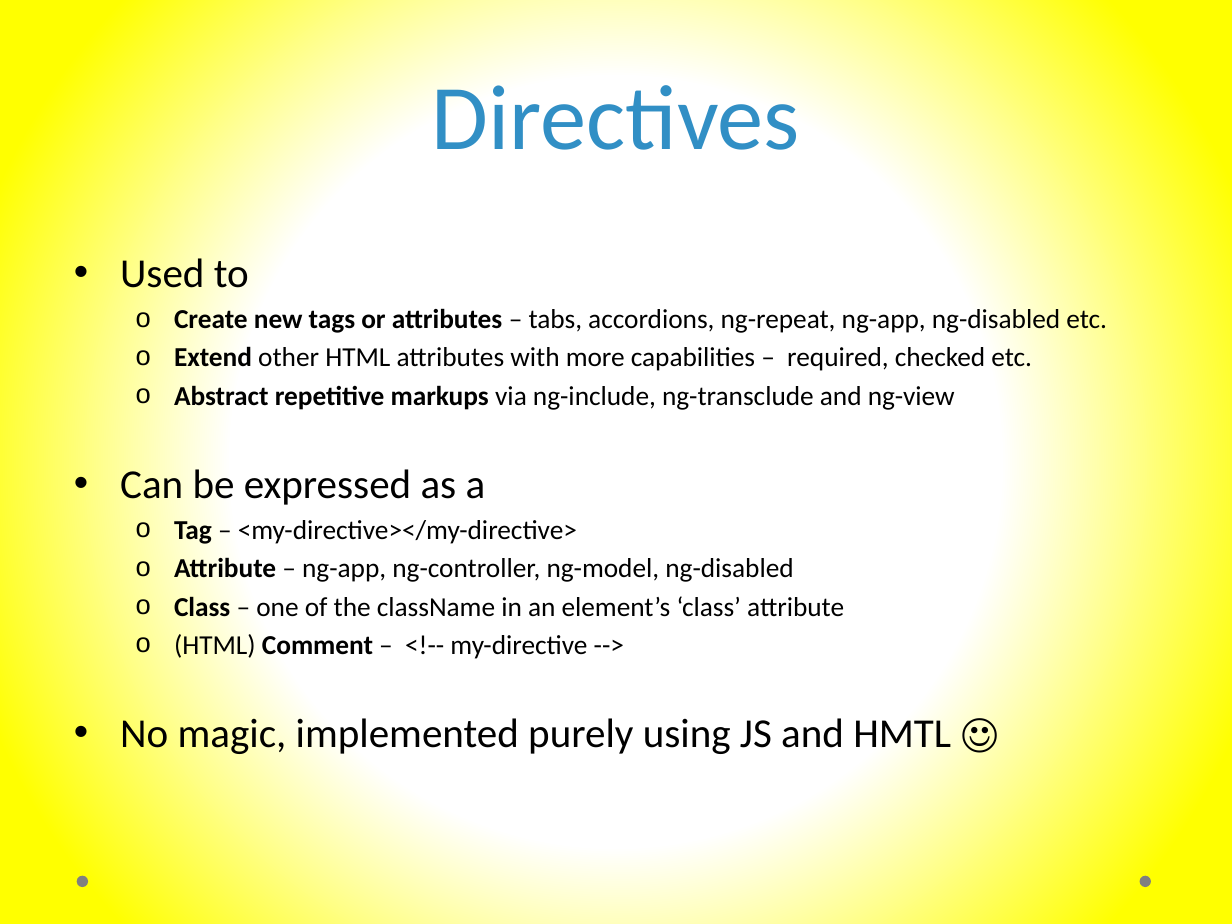
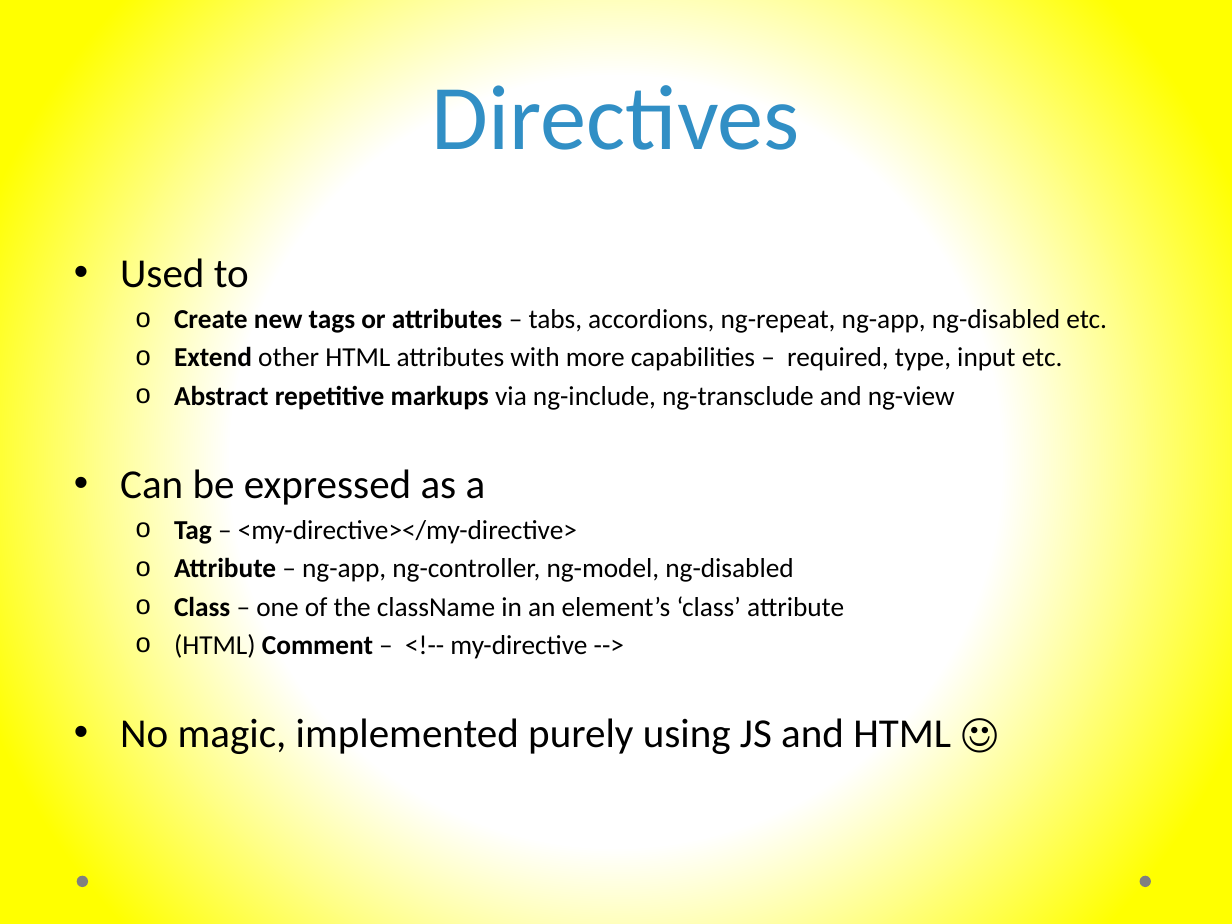
Before and after one commit to murtazahaveliwala/technext-angularjs-demo, a slide deck: slide 16 of Introduction to AngularJs.pptx. Drawn at 1232x924 pixels with LibreOffice and Linux fonts; fonts in the diff are those of the drawing. Boxes give left, top, right and bottom in pixels: in the first picture for what was removed or moved away, otherwise in the second. Text is boxed around its words. In the diff, an @@ line names an element or a change of style, - is before the commit and + after.

```diff
--- a/Introduction to AngularJs.pptx
+++ b/Introduction to AngularJs.pptx
@@ text at (174,344,1063,373): text changed @@
-  o Extend other HTML attributes with more capabilities – required, checked etc.
+  o Extend other HTML attributes with more capabilities – required, type, input etc.
@@ text at (120,713,951,757): text changed @@
-• No magic, implemented purely using JS and HMTL ☺
+• No magic, implemented purely using JS and HTML ☺
```
Also in this commit, not shown: 4 other slides changed, 1 slide added.
